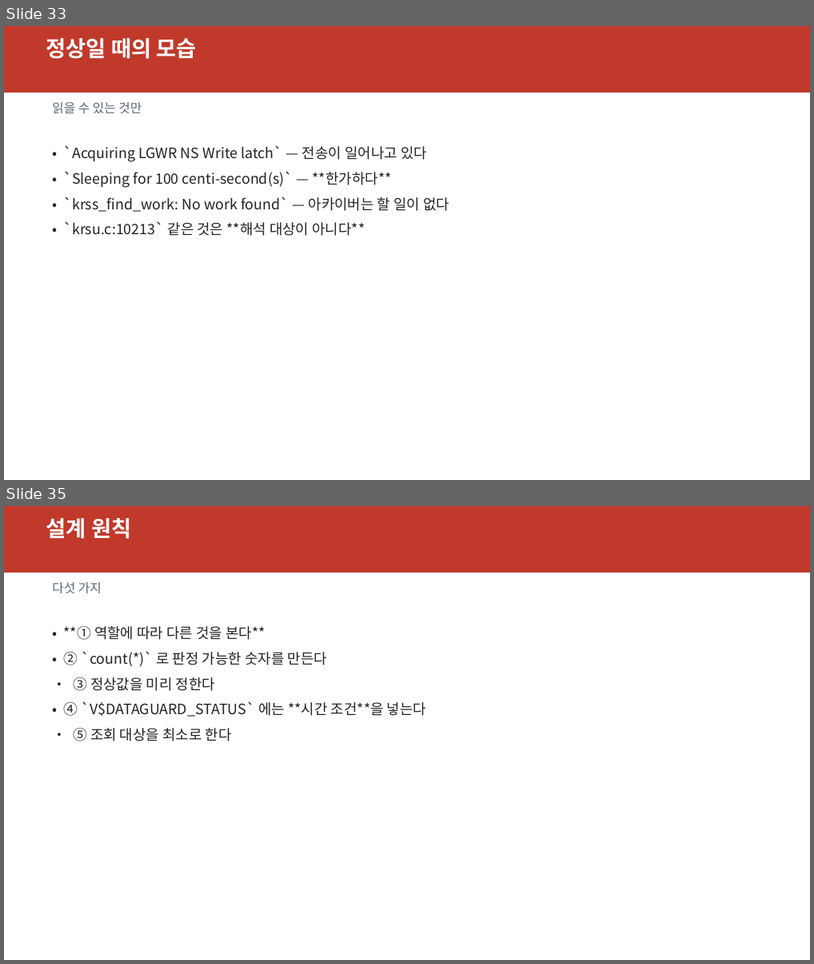
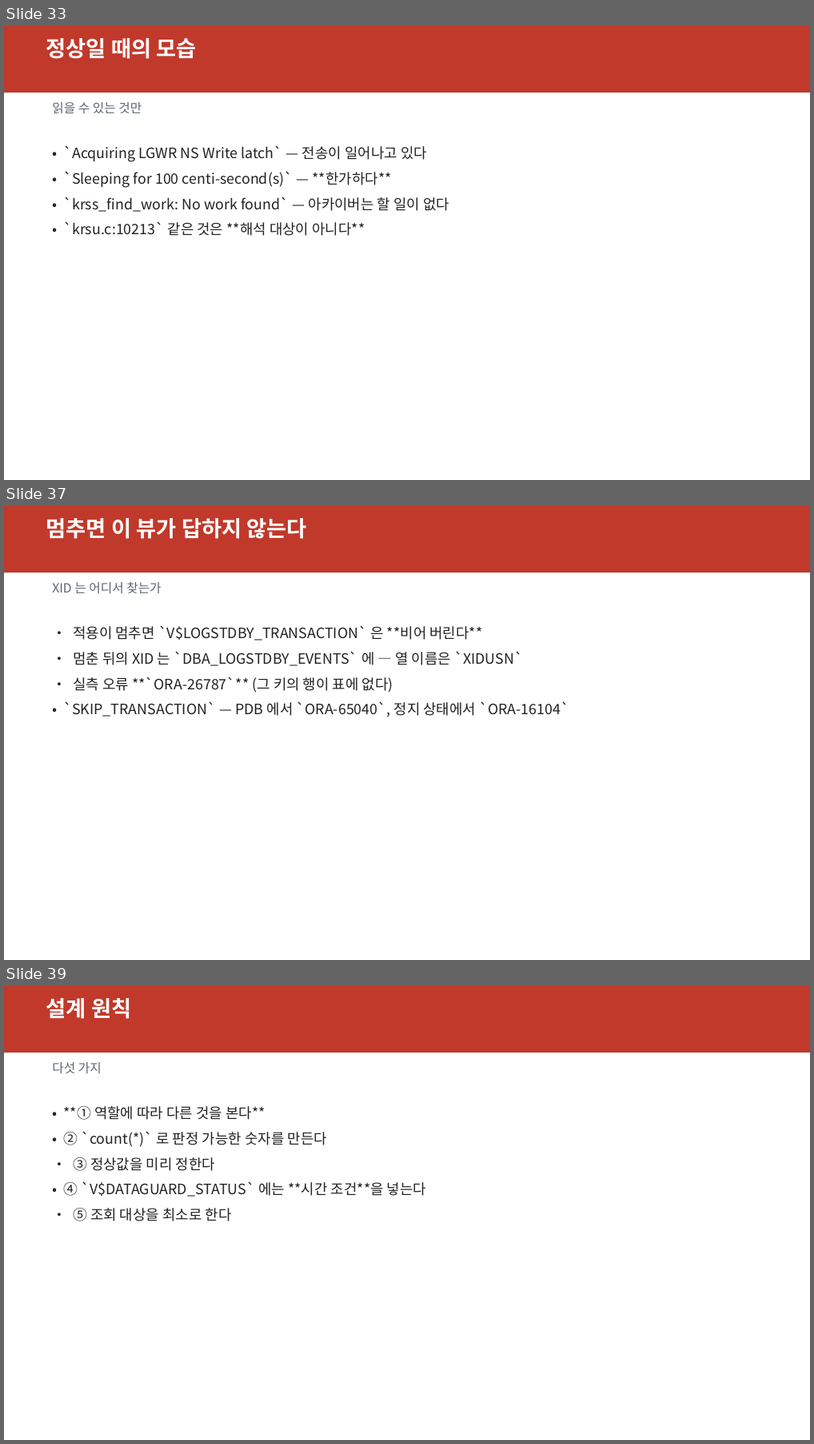
Before and after one commit to elpisk/OracleManual, a slide deck: ADG/15장/15장_V뷰기반모니터링과문제해결.pptx. Shown one above the other, each under a label of ours: slides 33 and 35 before the commit, slides 33, 37 and 39 after it; the slides between them are not shown. The pictures are 814x964 and 814x1444 pixels, drawn with LibreOffice and Linux fonts; fonts in the diff are those of the drawing. Boxes give left, top, right and bottom in pixels: in the first picture for what was removed or moved away, otherwise in the second. Text is boxed around its words. In the diff, an @@ line names an element or a change of style, - is before the commit and + after.

```diff
--- a/ADG/15장/15장_V뷰기반모니터링과문제해결.pptx
+++ b/ADG/15장/15장_V뷰기반모니터링과문제해결.pptx
@@ slide 37 added at [4,506,810,960], background #FFFFFF @@
@@ rectangle added at [4,506,810,572], fill #C0392B @@
@@ text added at [46,518,307,539], 26 pt, text #FFFFFF, bold @@
+멈추면 이 뷰가 답하지 않는다
@@ text added at [52,582,161,594], 15 pt, text #5A6672 @@
+XID 는 어디서 찾는가
@@ text added at [63,625,570,716], 17 pt, text #222222 @@
+• 적용이 멈추면 `V$LOGSTDBY_TRANSACTION` 은 **비어 버린다**
+• 멈춘 뒤의 XID 는 `DBA_LOGSTDBY_EVENTS` 에 — 열 이름은 `XIDUSN`
+• 실측 오류 **`ORA-26787`** (그 키의 행이 표에 없다)
+• `SKIP_TRANSACTION` — PDB 에서 `ORA-65040`, 정지 상태에서 `ORA-16104`
@@ what was slide 35 is now slide 39 @@
```
Also in this commit, not shown: 4 slides changed, 3 other slides added, 7 other files.
